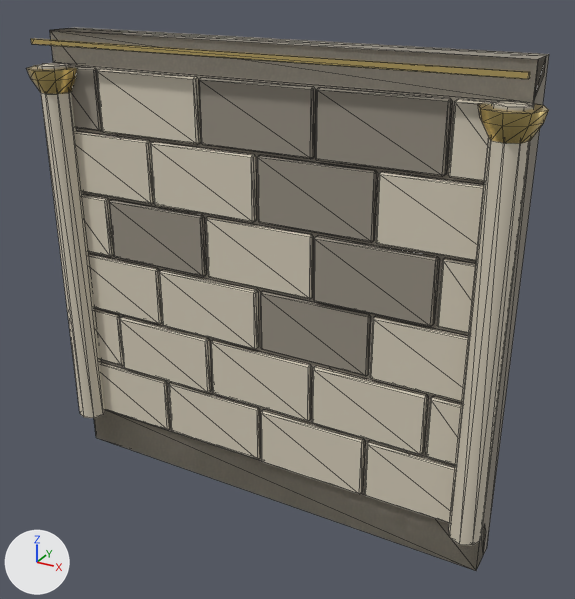
The glTF model maze3d/kits/basilica/models/wall_bb_stone.glb: old version first, new version second.
Camera for both pictures: a camera (50 mm lens) standing at (3.09, -5.16, 4.61) and looking at (0.2, 0.09, 1.99). Every picture has the same lights, and +X, +Y and +Z are marked at lower left. The first picture is the older version. Mesh edges are drawn as thin lines. Vertices at exactly the same position are counted once.

In view in the first picture: 'wall_bb_stone'.
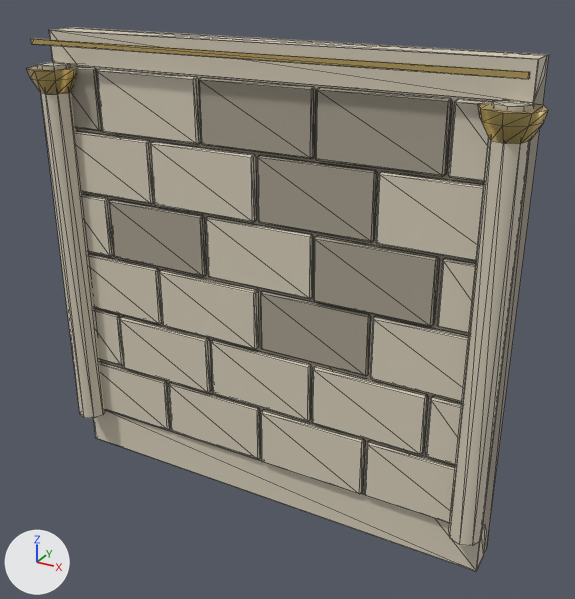
Scene script edits in JSON lines:
```json
{"block": "me_wall", "where": "# used by ob_wall_bb_stone; location = (0.0, 0.0, 0.0)"}
{"op": "remove", "block": "me_wall", "code": "me_wall.from_pydata(...)  # 769 vertices, 1396 faces; spans x -2.12..2.12, y -0.32..0.3, z 0.0..4.0"}
{"op": "add", "block": "me_wall", "code": "me_wall.from_pydata(...)  # 770 vertices, 1396 faces; spans x -2.12..2.12, y -0.32..0.3, z 0.0..4.0"}
{"block": "me_wall", "change": "me_wall part 1"}
{"block": "me_wall", "change": "11 faces are deleted"}
{"block": "me_wall", "change": "1 vertex is added at (-2.0, 0.0, 0.0)"}
{"block": "me_wall", "change": "11 new faces join them, mat_lime (pale yellow #d4cbb8)"}
{"block": "me_wall", "change": "me_wall part 2"}
{"block": "me_wall", "change": "6 faces are deleted"}
{"block": "me_wall", "change": "6 new faces join them, mat_lime (pale yellow #d4cbb8)"}
```

Pixel boxes (x1, y1, x2, y2) of what changed, in the pictures (575 x 599 px; the box of a moved part takes in the faces that stretch with it):
```json
{"object": "wall_bb_stone", "change": "reshaped", "before": [27, 27, 549, 571], "after": [27, 27, 549, 572]}
{"part": 1, "of": "me_wall", "change": "moved or reshaped", "before": [94, 410, 473, 570], "after": [93, 411, 474, 571]}
{"part": 2, "of": "me_wall", "change": "moved or reshaped", "before": [39, 63, 69, 67], "after": [38, 62, 70, 66]}
```
